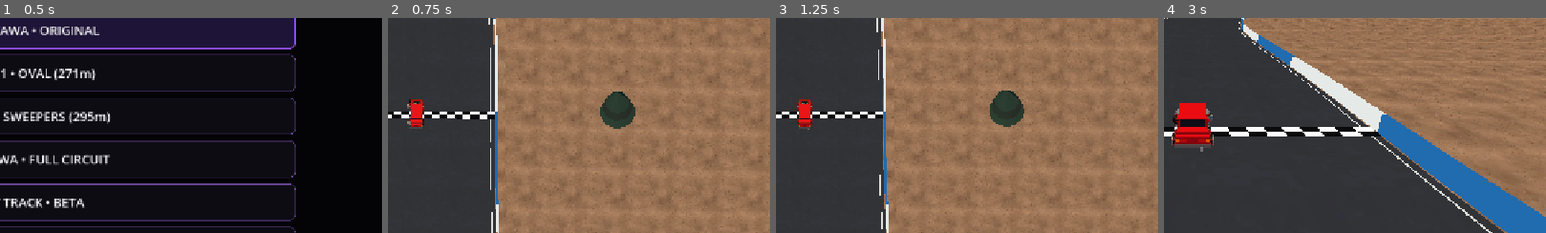
Above: before the commit, frames 1-4 (left to right).
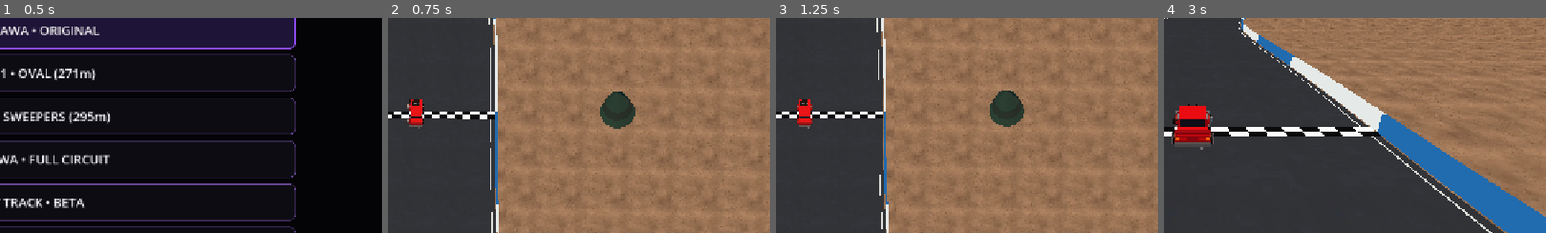
Above: after the commit, the same moments.

Repository: karllondor/Nitro-Wheelz-
Game: Godot game, scene res://scenes/boot.tscn
The game is run twice, just before and just after one commit, with the same random seed, the same clock (stepped at 60 frames per second) and the same inputs.
Inputs (mouse positions are % of the whole screen's width and height, from its top left):
- Up to frame 1 (0.5 s): no input
- Up to frame 2 (0.75 s): click "SHIN-KAWA • ORIGINAL" at 0.5 s
- Up to frame 3 (1.25 s): no input
- Up to frame 4 (3 s): tap Enter at 1.25 s; move the mouse to (72, 45) at 1.27 s; hold D (move_right) 1.28-2 s; hold Space (action_primary) 1.28-2 s; click (72, 45) at 1.42 s; tap R (race_restart) at 2 s; drag from (30, 55) to (45, 70) at 2.02 s; move the mouse to (60, 28) at 2.77 s; hold D (move_right) from 2.78 s (still down); hold C (camera_toggle) from 2.78 s (still down)
The pictures show only the part of the screen within x 46-96%, y 34-84%; the shares and areas given below are measured in that part.

Frame 1 is identical in both runs. In frame 2, 0.2% of the frame differs, in the area x 5-10%, y 37-52%; in frame 3, 0.2%; in frame 4, 0.7%, in the area x 2-13%, y 39-63%.

Commit message:
feat(v0.1.12): true 4.166m Lada silhouette, 2.424m axles, longer hood/boot, denser toy-style details, red/white paint

Diff:
--- a/game/scripts/vehicles/lada_lowpoly.gd
+++ b/game/scripts/vehicles/lada_lowpoly.gd
@@ -12,6 +12,14 @@
 const RUBBER = Color(0.055, 0.055, 0.068)
 const BLACK = Color(0.035, 0.04, 0.055)
 const LAMP = Color(1.0, 0.96, 0.75)
+# Stock VAZ-2106 dimensions, scaled 1 Godot unit = 1 metre.
+# Drift widebody can be wider than the stock 1.611 m shell.
+const BODY_LENGTH_M: float = 4.166
+const WHEELBASE_M: float = 2.424
+const FRONT_AXLE_Z: float = -WHEELBASE_M * 0.5
+const REAR_AXLE_Z: float = WHEELBASE_M * 0.5
+const DRIFT_BODY_WIDTH_M: float = 1.91
+var paint_variant: String = "red"   # red exposed-engine / pearl-white clean hood
 
 var front_wheels: Array[Node3D] = []
 var rolling_wheels: Array[Node3D] = []
@@ -30,7 +38,15 @@
     if cached_materials.has(key):
         return cached_materials[key]
     var mat := StandardMaterial3D.new()
-    mat.albedo_color = col
+    var body_col: Color = col
+    if paint_variant == "white":
+        if col == RED:
+            body_col = Color(0.91,0.91,0.98)
+        elif col == BRIGHT_RED:
+            body_col = Color(1.0,0.99,1.0)
+        elif col == SHADOW_RED:
+            body_col = Color(0.66,0.67,0.76)
+    mat.albedo_color = body_col
     mat.metallic = metallic
     mat.roughness = 0.35 if metallic > 0.0 else 0.56
     if glow:
@@ -62,7 +78,7 @@
     mesh.top_radius = radius
     mesh.bottom_radius = radius
     mesh.height = length
-    mesh.radial_segments = 12
+    mesh.radial_segments = 24
     mesh.rings = 1
     part.mesh = mesh
     part.position = pos
@@ -76,60 +92,83 @@
     return part
 
 func _make_body() -> void:
-    _cube("Unibody lower tub", Vector3(0, 0.56, 0.05),
-        Vector3(1.91, 0.72, 4.24), RED)
-    _cube("Driver floor and shadow sill", Vector3(0, 0.27, 0.05),
-        Vector3(1.98, 0.20, 4.05), SHADOW_RED)
-    _cube("Rear trunk deck", Vector3(0, 0.93, 1.52),
-        Vector3(1.86, 0.11, 1.26), BRIGHT_RED)
-    _cube("Front bonnet shoulder left", Vector3(-0.80, 0.89, -1.42),
-        Vector3(0.32, 0.14, 1.14), BRIGHT_RED)
-    _cube("Front bonnet shoulder right", Vector3(0.80, 0.89, -1.42),
-        Vector3(0.32, 0.14, 1.14), BRIGHT_RED)
-    _cube("Engine bay black", Vector3(0, 0.84, -1.49),
-        Vector3(1.38, 0.035, 1.05), BLACK)
-    _cube("Front face", Vector3(0, 0.73, -2.10),
-        Vector3(1.88, 0.52, 0.15), RED)
-    _cube("Rear deck vertical", Vector3(0, 0.65, 2.13),
-        Vector3(1.86, 0.58, 0.12), RED)
-    for side in [-1.0, 1.0]:
-        _cube("Door upper ledge", Vector3(side*0.91, 0.99, 0.08),
-            Vector3(0.08, 0.055, 2.15), BRIGHT_RED)
-        _cube("Rocker chrome trim", Vector3(side*0.975, 0.29, 0.07),
-            Vector3(0.045, 0.045, 3.87), CHROME, 0.55)
-        _cube("Body chrome belt line", Vector3(side*0.975, 0.73, 0.12),
-            Vector3(0.046, 0.025, 3.86), CHROME, 0.6)
-        for door_at in [-0.46, 0.60]:
-            _cube("Four-door shut line", Vector3(side*0.980, 0.62, door_at),
-                Vector3(0.023, 0.70, 0.025), SHADOW_RED)
-            _cube("Silver door handle", Vector3(side*1.015, 0.87, door_at+0.12),
-                Vector3(0.055, 0.06, 0.23), CHROME, 0.68)
+    # Fixed true 4.166 m silhouette. Roof is shorter so bonnet and boot
+    # read as proper 2106 overhangs rather than a tiny toy with no trunk.
+    _cube("Unibody lower tub",Vector3(0,0.55,0),
+        Vector3(DRIFT_BODY_WIDTH_M,0.72,4.07),RED)
+    _cube("Shadow sill",Vector3(0,0.28,0),
+        Vector3(1.95,0.20,3.87),SHADOW_RED)
+    _cube("Front nose lip",Vector3(0,0.79,-2.035),
+        Vector3(1.86,0.30,0.09),RED)
+    _cube("Rear vertical trunk face",Vector3(0,0.76,2.035),
+        Vector3(1.86,0.44,0.09),RED)
+    # Trunk deck from C-pillar rear edge (+0.92) to the trailing edge (+2.05).
+    _cube("Long rear boot lid",Vector3(0,0.96,1.50),
+        Vector3(1.82,0.09,1.10),BRIGHT_RED)
+    _cube("Boot seam near rear windscreen",Vector3(0,1.016,0.96),
+        Vector3(1.70,0.008,0.025),SHADOW_RED)
+    _cube("Boot lid trailing seam",Vector3(0,1.016,2.02),
+        Vector3(1.70,0.008,0.02),SHADOW_RED)
+    for side in [-1.0,1.0]:
+        # Long bonnet with a central engine cut-out on the RED drift spec.
+        _cube("Bonnet shoulder long",Vector3(side*0.74,0.955,-1.51),
+            Vector3(0.31,0.115,1.02),BRIGHT_RED)
+        _cube("Front bonnet edge",Vector3(side*0.73,0.957,-2.04),
+            Vector3(0.30,0.11,0.07),BRIGHT_RED)
+        _cube("Extended front wing",Vector3(side*0.81,0.84,-1.54),
+            Vector3(0.25,0.18,1.04),RED)
+        _cube("Door chrome belt",Vector3(side*0.973,0.74,0.01),
+            Vector3(0.034,0.022,3.71),CHROME,0.57)
+        _cube("Rocker chrome",Vector3(side*0.974,0.28,0),
+            Vector3(0.04,0.035,3.72),CHROME,0.6)
+        _cube("Upper door edge",Vector3(side*0.94,0.965,0.02),
+            Vector3(0.055,0.045,1.85),BRIGHT_RED)
+        for door_at in [-0.46,0.46]:
+            _cube("Door gap vertical",Vector3(side*0.979,0.62,door_at),
+                Vector3(0.023,0.69,0.021),SHADOW_RED)
+            _cube("Individual chrome door handle",
+                Vector3(side*1.003,0.84,door_at+0.20),
+                Vector3(0.042,0.045,0.20),CHROME,0.68)
+        _cube("Amber front side marker",Vector3(side*0.981,0.80,-1.72),
+            Vector3(0.027,0.082,0.16),Color(1.0,0.47,0.05))
+    _cube("Recessed engine aperture",Vector3(0,0.917,-1.53),
+        Vector3(1.23,0.027,0.96),BLACK)
+    if paint_variant == "white":
+        _cube("White variant closed long bonnet",Vector3(0,1.014,-1.51),
+            Vector3(1.19,0.045,1.10),BRIGHT_RED)
+        for side in [-1.0,1.0]:
+            _cube("White bonnet outline seam",Vector3(side*0.61,1.042,-1.51),
+                Vector3(0.012,0.006,1.03),SHADOW_RED)
+    else:
+        _cube("Exposed-engine bay dark center",Vector3(0,0.906,-1.52),
+            Vector3(1.16,0.05,1.0),BLACK)
 
 func _make_cabin() -> void:
-    _cube("Passenger cabin", Vector3(0, 1.24, 0.03),
-        Vector3(1.72, 0.65, 2.10), RED)
-    _cube("Squared roof", Vector3(0, 1.62, 0.03),
-        Vector3(1.76, 0.13, 2.24), BRIGHT_RED)
-    _cube("Front windshield", Vector3(0, 1.28, -1.041),
-        Vector3(1.56, 0.56, 0.044), GLASS)
-    _cube("Rear window", Vector3(0, 1.28, 1.104),
-        Vector3(1.55, 0.52, 0.035), GLASS)
-    for side in [-1.0, 1.0]:
-        for at_z in [-0.52, 0.49]:
-            _cube("Dark side glass", Vector3(side*0.874, 1.28, at_z),
-                Vector3(0.027, 0.49, 0.90), GLASS)
-        for at_z in [-1.02, -0.02, 1.07]:
-            _cube("Cabin pillars", Vector3(side*0.907, 1.30, at_z),
-                Vector3(0.07, 0.66, 0.085), RED)
-        _cube("Side window chrome lower", Vector3(side*0.909, 1.02, 0.02),
-            Vector3(0.025, 0.028, 2.11), CHROME, 0.58)
-        _cube("Roof rain gutter", Vector3(side*0.91, 1.65, 0.02),
-            Vector3(0.035, 0.045, 2.24), CHROME, 0.4)
-        _cube("Mirror housing", Vector3(side*1.06, 1.07, -1.03),
-            Vector3(0.25, 0.14, 0.23), CHROME, 0.5)
+    # Boxy but sloping glass. Roof 1.89 m long, preserving bonnet/boot.
+    _cube("Short four-door cabin",Vector3(0,1.23,0.03),
+        Vector3(1.71,0.54,1.92),RED)
+    _cube("Flat squared metal roof",Vector3(0,1.545,0.025),
+        Vector3(1.75,0.125,1.91),BRIGHT_RED)
+    _cube("Black windshield",Vector3(0,1.25,-0.967),
+        Vector3(1.57,0.51,0.040),GLASS)
+    _cube("Black rear window",Vector3(0,1.25,1.022),
+        Vector3(1.56,0.49,0.038),GLASS)
+    for side in [-1.0,1.0]:
+        for at_z in [-0.49,0.49]:
+            _cube("Dark side windows",Vector3(side*0.874,1.25,at_z),
+                Vector3(0.028,0.45,0.83),GLASS)
+        for at_z in [-0.965,-0.01,0.98]:
+            _cube("A B C body pillar",Vector3(side*0.893,1.25,at_z),
+                Vector3(0.07,0.59,0.082),RED)
+        _cube("Chrome window sill",Vector3(side*0.911,0.992,0.025),
+            Vector3(0.022,0.025,1.95),CHROME,0.61)
+        _cube("Roof gutter",Vector3(side*0.891,1.566,0.025),
+            Vector3(0.032,0.035,1.96),CHROME,0.45)
+        _cube("Silver rear-view mirror",Vector3(side*1.02,1.055,-0.93),
+            Vector3(0.22,0.12,0.20),CHROME,0.56)
 
 func _make_front_and_engine() -> void:
-    _cube("Black front grille", Vector3(0, 0.80, -2.195),
+    _cube("Black front grille", Vector3(0, 0.80, -2.082),
         Vector3(1.02, 0.32, 0.04), BLACK)
     for row in range(4):
         _cube("Horizontal grille trim", Vector3(0, 0.66+row*0.085, -2.226),
@@ -138,13 +177,15 @@
         for column in range(2):
             _cylinder("Round classic headlamp", Vector3(side*(0.56+column*0.26),
                 0.80, -2.226), 0.126, 0.035, LAMP).rotation.x = PI * 0.5
-        _cube("Amber indicator", Vector3(side*0.81, 0.57, -2.222),
+        _cube("Amber indicator", Vector3(side*0.81, 0.57, -2.111),
             Vector3(0.25, 0.10, 0.04), Color(1.0, 0.42, 0.04))
-    _cube("Front silver bumper", Vector3(0, 0.46, -2.26),
+    _cube("Front silver bumper", Vector3(0, 0.46, -2.137),
         Vector3(2.02, 0.17, 0.18), CHROME, 0.8)
-    _cube("Black drift front lip", Vector3(0, 0.28, -2.34),
+    _cube("Black drift front lip", Vector3(0, 0.28, -2.146),
         Vector3(2.09, 0.13, 0.47), BLACK)
-    _cube("Engine black block", Vector3(0, 0.96, -1.42),
+    if paint_variant == "white":
+        return
+    _cube("Engine black block", Vector3(0, 0.96, -1.53),
         Vector3(0.85, 0.24, 0.70), RUBBER)
     for i in range(3):
         _cylinder("Triple polished intake trumpet", Vector3((i-1)*0.29,
@@ -153,24 +194,24 @@
             1.346, -1.44), 0.075, 0.025, BLACK)
 
 func _make_rear() -> void:
-    _cube("Rear chrome bumper", Vector3(0, 0.48, 2.28),
+    _cube("Rear chrome bumper", Vector3(0, 0.48, 2.14),
         Vector3(2.03, 0.18, 0.19), CHROME, 0.8)
-    _cube("Low rear spoiler", Vector3(0, 1.12, 1.98),
+    _cube("Low rear spoiler", Vector3(0, 1.12, 1.89),
         Vector3(1.93, 0.085, 0.33), RED)
     for side in [-1.0, 1.0]:
-        _cube("Rectangular tail lamp", Vector3(side*0.59, 0.76, 2.218),
+        _cube("Rectangular tail lamp", Vector3(side*0.59, 0.76, 2.098),
             Vector3(0.54, 0.22, 0.047), Color(0.82, 0.055, 0.07))
-        _cube("Amber tail indicator", Vector3(side*0.86, 0.76, 2.251),
+        _cube("Amber tail indicator", Vector3(side*0.86, 0.76, 2.125),
             Vector3(0.15, 0.18, 0.02), Color(1, 0.43, 0.06))
-    _cylinder("Visible drift exhaust", Vector3(0.52,0.30,2.38),
+    _cylinder("Visible drift exhaust", Vector3(0.52,0.30,2.145),
         0.115, 0.27, CHROME).rotation.x = PI * 0.5
 
 func _make_wheels() -> void:
     for side in [-1.0, 1.0]:
-        for axle_z in [-1.39, 1.42]:
+        for axle_z in [FRONT_AXLE_Z, REAR_AXLE_Z]:
             var pivot := Node3D.new()
             pivot.name = "Front steer pivot" if axle_z < 0.0 else "Rear fixed axle"
-            pivot.position = Vector3(side*1.01, 0.36, axle_z)
+            pivot.position = Vector3(side*0.995, 0.36, axle_z)
             add_child(pivot)
             if axle_z < 0.0:
                 front_wheels.append(pivot)
@@ -196,15 +237,15 @@
 
 func _arch(side: float, z: float) -> void:
     # Faceted flare segments around each wheel; lightweight geometry.
-    for index in range(7):
-        var a: float = PI*float(index)/6.0
+    for index in range(13):
+        var a: float = PI*float(index)/12.0
         var flare := _cube("Bolted wide fender segment",
-            Vector3(side*1.015,0.37+sin(a)*0.45,z+cos(a)*0.45),
-            Vector3(0.20,0.105,0.26),RED)
+            Vector3(side*1.015,0.36+sin(a)*0.43,z+cos(a)*0.41),
+            Vector3(0.155,0.09,0.15),RED)
         flare.rotation.x = -a
 
 func _make_details() -> void:
-    _cube("Black hood rear cowl",Vector3(0,1.045,-0.91),
+    _cube("Black hood rear cowl",Vector3(0,1.045,-0.96),
         Vector3(1.60,0.055,0.16),SHADOW_RED)
     for side in [-1.0,1.0]:
         _cube("Amber side marker",Vector3(side*1.005,0.83,-1.77),
